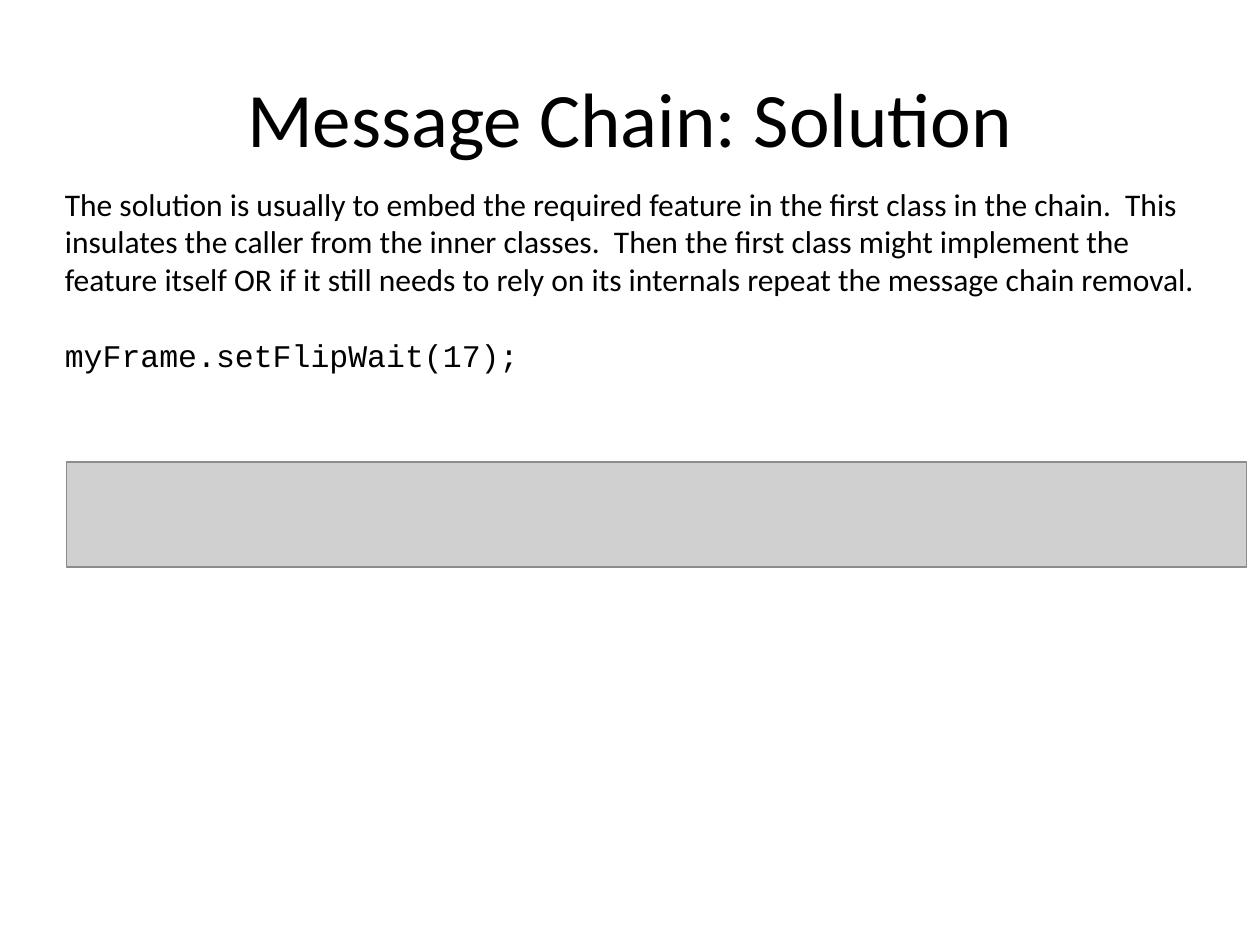
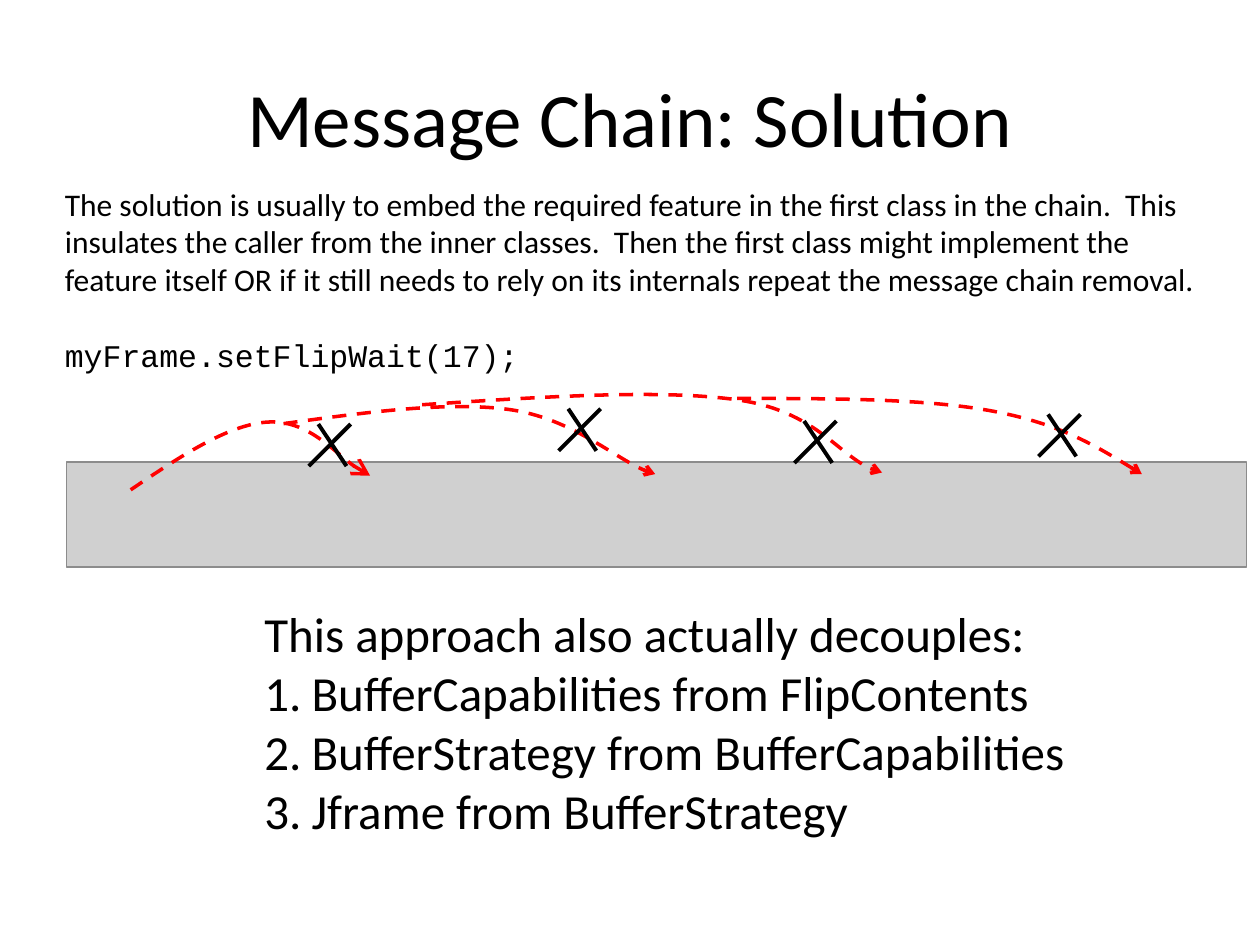
Before and after one commit to RHIT-CSSE/csse220, a slide deck: slide 31 of ClassMaterials/CohesionAndCoupling/Slides/Cohesion_And_Coupling.pptx (slide 26 before the commit). Drawn at 1260x945 pixels with LibreOffice and Linux fonts; fonts in the diff are those of the drawing; grey boxes stand for pictures. Boxes give left, top, right and bottom in pixels: in the first picture for what was removed or moved away, otherwise in the second. Text is boxed around its words. In the diff, an @@ line names an element or a change of style, - is before the commit and + after.

```diff
--- a/ClassMaterials/CohesionAndCoupling/Slides/Cohesion_And_Coupling.pptx
+++ b/ClassMaterials/CohesionAndCoupling/Slides/Cohesion_And_Coupling.pptx
@@ freeform shape added at [284,407,655,475], outline #FF0000 2 pt dashed @@
@@ freeform shape added at [422,394,882,472], outline #FF0000 2 pt dashed @@
@@ line added from (601, 408) to (558, 451), #000000 2.25 pt @@
@@ line added from (568, 408) to (596, 451), #000000 2.25 pt @@
@@ freeform shape added at [737,398,1142,474], outline #FF0000 2 pt dashed @@
@@ line added from (1080, 415) to (1038, 456), #000000 2.25 pt @@
@@ line added from (1048, 415) to (1076, 456), #000000 2.25 pt @@
@@ freeform shape added at [131,422,370,490], outline #FF0000 2 pt dashed @@
@@ line added from (350, 425) to (309, 466), #000000 2.25 pt @@
@@ line added from (319, 425) to (346, 466), #000000 2.25 pt @@
@@ line added from (837, 421) to (795, 462), #000000 2.25 pt @@
@@ line added from (804, 421) to (833, 462), #000000 2.25 pt @@
@@ text added at [264,618,1064,838], 28 pt, text #000000 @@
+This approach also actually decouples:
+1. BufferCapabilities from FlipContents
+2. BufferStrategy from BufferCapabilities
+3. Jframe from BufferStrategy
```
Also in this commit, not shown: 28 other slides changed, 9 slides added.
